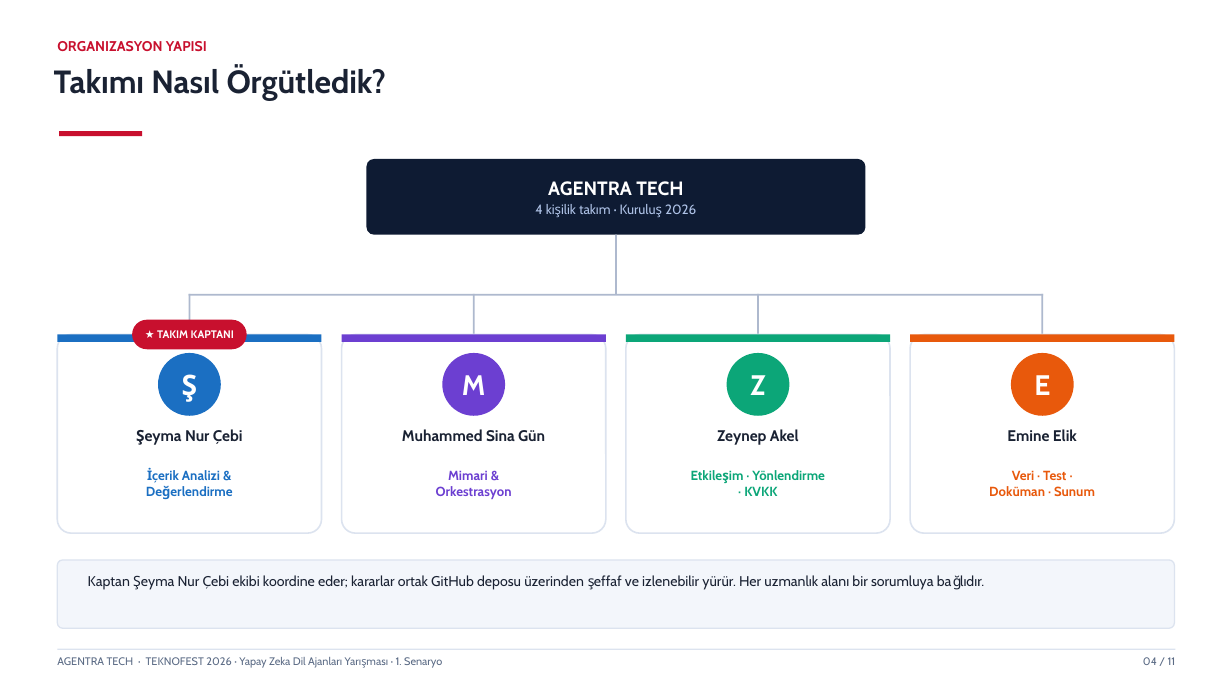
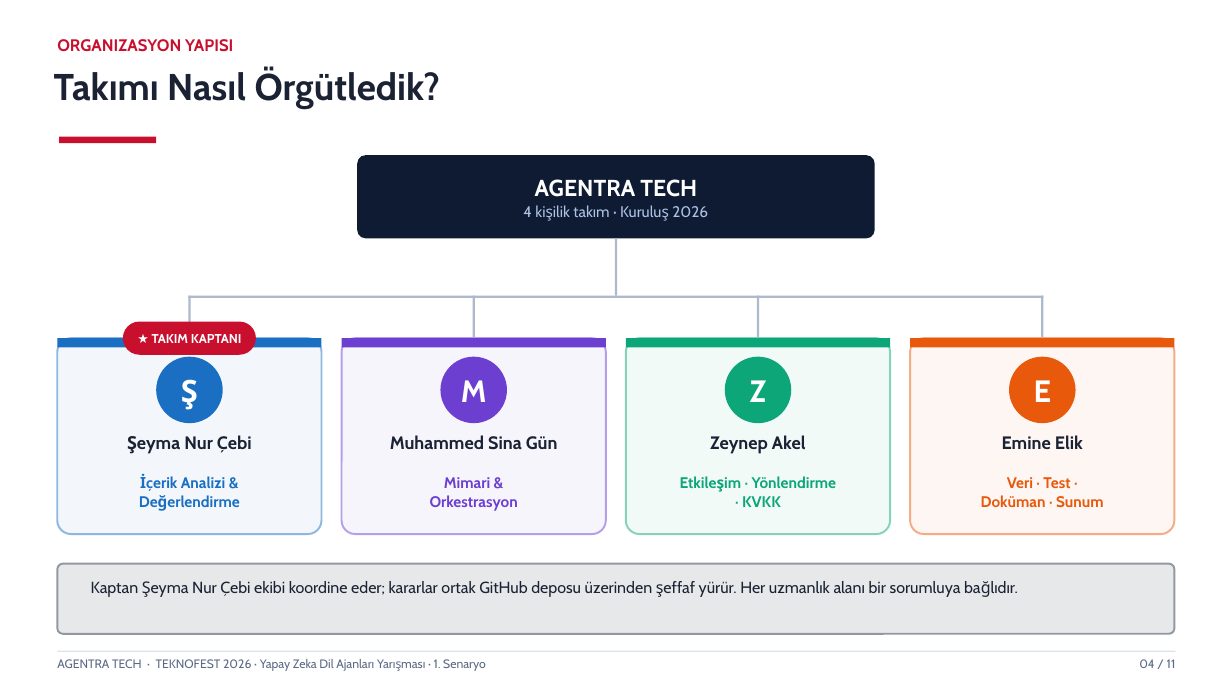
Before and after one commit to msgxr/teknofest-2026-kamu-evrak-akilli-ajan, a slide deck: slide 4 of presentations/Agentra_Tech_Takim_Tanitim_Sunum.pptx. Drawn at 1232x693 pixels with LibreOffice and Linux fonts; fonts in the diff are those of the drawing. Boxes give left, top, right and bottom in pixels: in the first picture for what was removed or moved away, otherwise in the second. Text is boxed around its words. In the diff, an @@ line names an element or a change of style, - is before the commit and + after.

```diff
--- a/presentations/Agentra_Tech_Takim_Tanitim_Sunum.pptx
+++ b/presentations/Agentra_Tech_Takim_Tanitim_Sunum.pptx
@@ text "ORGANIZASYON YAPISI" at bbox=[57, 39, 233, 52]: size 11 to 13 pt @@
@@ text "Takımı Nasıl Örgütledik?" at bbox=[54, 68, 440, 108]: size 25 to 29 pt @@
@@ rectangle: place and size @@
-rectangle at bbox=[59, 131, 142, 137]
+rectangle at bbox=[59, 137, 156, 143]
@@ rounded rectangle "AGENTRA TECH": place and size @@
-rounded rectangle "AGENTRA TECH" at bbox=[367, 159, 866, 235]
+rounded rectangle "AGENTRA TECH" at bbox=[358, 155, 875, 238]
@@ rounded rectangle "AGENTRA TECH" at bbox=[358, 155, 875, 238]: size 15 to 18 pt in "AGENTRA TECH"; size 10.5 to 12 pt in "4 kişilik takım · Kuruluş 2026" @@
@@ rounded rectangle "★ TAKIM KAPTANI": place and size @@
-rounded rectangle "★ TAKIM KAPTANI" at bbox=[132, 320, 247, 349]
+rounded rectangle "★ TAKIM KAPTANI" at bbox=[123, 322, 256, 355]
@@ rounded rectangle "★ TAKIM KAPTANI" at bbox=[123, 322, 256, 355]: size 8.5 to 10 pt @@
@@ rounded rectangle at bbox=[57, 338, 322, 534]: fill #FFFFFF to #F3F7FB; outline #DCE3EF 1.25 pt to #8DB7E0 1.5 pt @@
@@ ellipse "Ş": place and size @@
-ellipse "Ş" at bbox=[158, 353, 221, 416]
+ellipse "Ş" at bbox=[156, 357, 223, 423]
@@ rounded rectangle at bbox=[342, 338, 606, 534]: fill #FFFFFF to #F7F5FC; outline #DCE3EF 1.25 pt to #B59FE8 1.5 pt @@
@@ rounded rectangle at bbox=[626, 338, 890, 534]: fill #FFFFFF to #F2FAF8; outline #DCE3EF 1.25 pt to #85D2BB 1.5 pt @@
@@ rounded rectangle at bbox=[910, 338, 1175, 534]: fill #FFFFFF to #FDF6F2; outline #DCE3EF 1.25 pt to #F3AC85 1.5 pt @@
@@ size 22 to 24 pt in 4 elements at bbox=[156, 357, 223, 423], bbox=[441, 357, 507, 423], bbox=[725, 357, 791, 423], bbox=[1009, 357, 1076, 423] @@
@@ ellipse "E": place and size @@
-ellipse "E" at bbox=[1011, 353, 1074, 416]
+ellipse "E" at bbox=[1009, 357, 1076, 423]
@@ size 12 to 14 pt in 4 elements at bbox=[184, 435, 252, 453], bbox=[390, 435, 558, 450], bbox=[710, 435, 806, 454], bbox=[1002, 435, 1083, 450] @@
@@ size 10.3 to 12 pt; line spacing 1 to 1.02 in 4 elements at bbox=[140, 474, 225, 491], bbox=[430, 477, 518, 511], bbox=[742, 476, 836, 507], bbox=[981, 477, 1104, 508] @@
@@ 4 rectangles, 2 ellipses, 1 rounded rectangle: place and size @@
-4 rectangles, 2 ellipses, 1 rounded rectangle at bbox=[57, 335, 1175, 628]
+4 rectangles, 2 ellipses, 1 rounded rectangle at bbox=[57, 338, 1175, 634]
@@ rounded rectangle at bbox=[57, 564, 1175, 634]: fill #F3F6FB to #E6E8EA; outline #DCE3EF 1 pt to #9298A3 1.5 pt @@
@@ text at bbox=[91, 581, 961, 597]: text changed; size 11 to 12.5 pt @@
-Kaptan Şeyma Nur Çebi ekibi koordine eder; kararlar ortak GitHub deposu üzerinden şeffaf ve izlenebilir yürür. Her uzmanlık alanı bir sorumluya bağlıdır.
+Kaptan Şeyma Nur Çebi ekibi koordine eder; kararlar ortak GitHub deposu üzerinden şeffaf yürür. Her uzmanlık alanı bir sorumluya bağlıdır.
@@ text "AGENTRA TECH · TEKNOFEST 2026 ..." at bbox=[57, 659, 486, 671]: size 8.5 to 9.5 pt @@
@@ text "04 / 11" at bbox=[1139, 659, 1176, 668]: size 8.5 to 9.5 pt @@
```
Also in this commit, not shown: 10 other slides changed, 2 other files.
